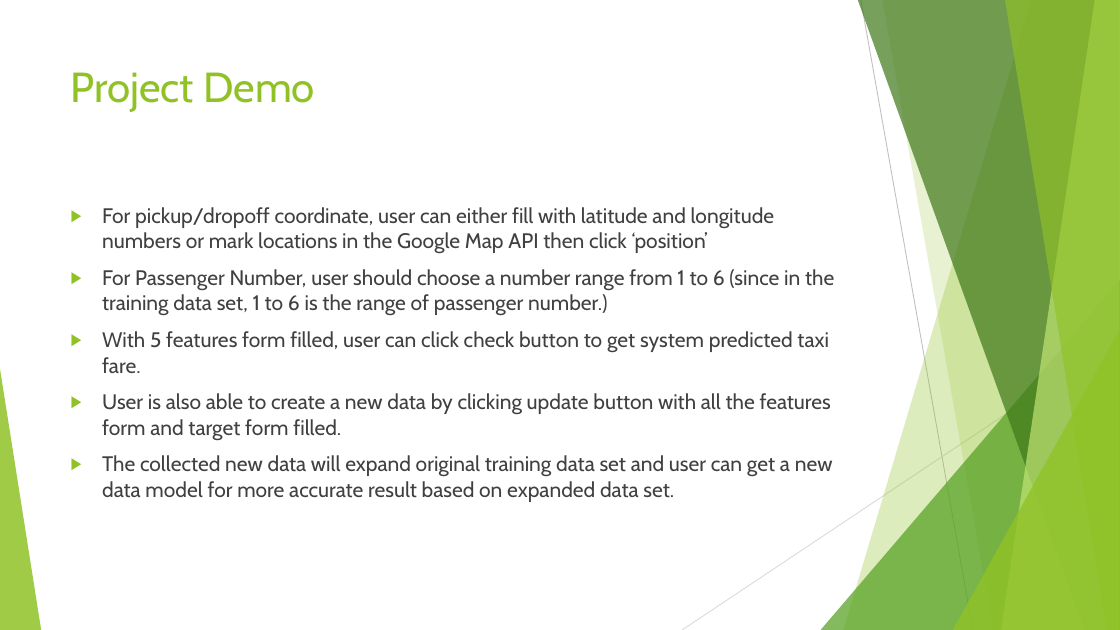
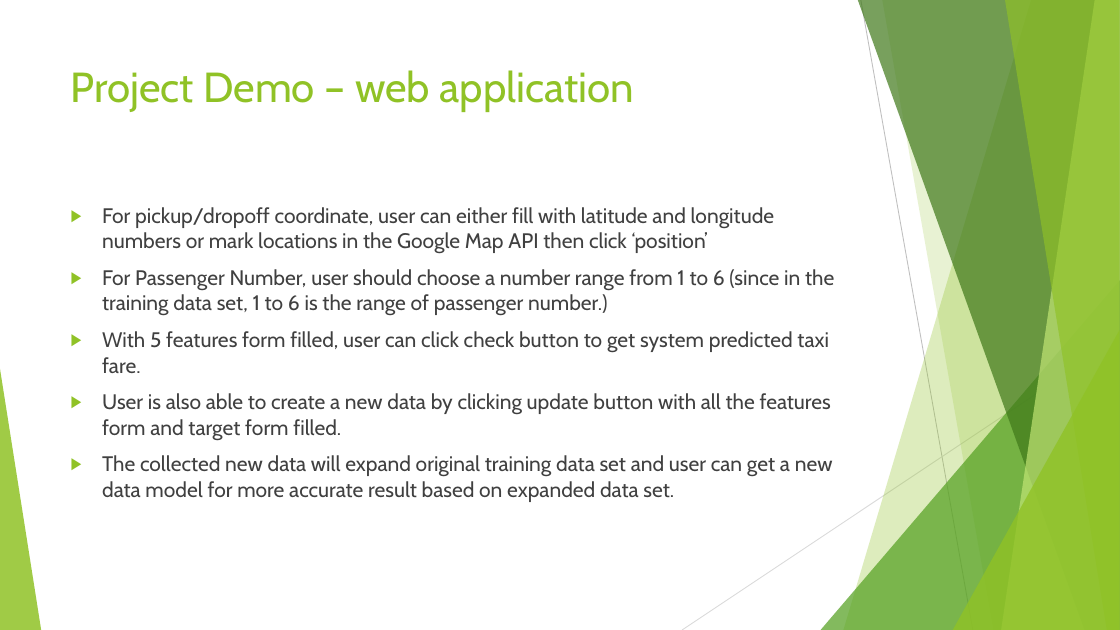
Before and after one commit to JIMsZHOU/Taxi-fare-prediction, a slide deck: slide 8 of Final Presentaion.pptx. Drawn at 1120x630 pixels with LibreOffice and Linux fonts; fonts in the diff are those of the drawing. Boxes give left, top, right and bottom in pixels: in the first picture for what was removed or moved away, otherwise in the second. Text is boxed around its words. In the diff, an @@ line names an element or a change of style, - is before the commit and + after.

Commit message:
edit final presentation ppt

```diff
--- a/Final Presentaion.pptx
+++ b/Final Presentaion.pptx
@@ title at bbox=[71, 70, 634, 112]: text changed @@
-Project Demo
+Project Demo – web application
```
Also in this commit, not shown: 3 slides added, 1 other file.
